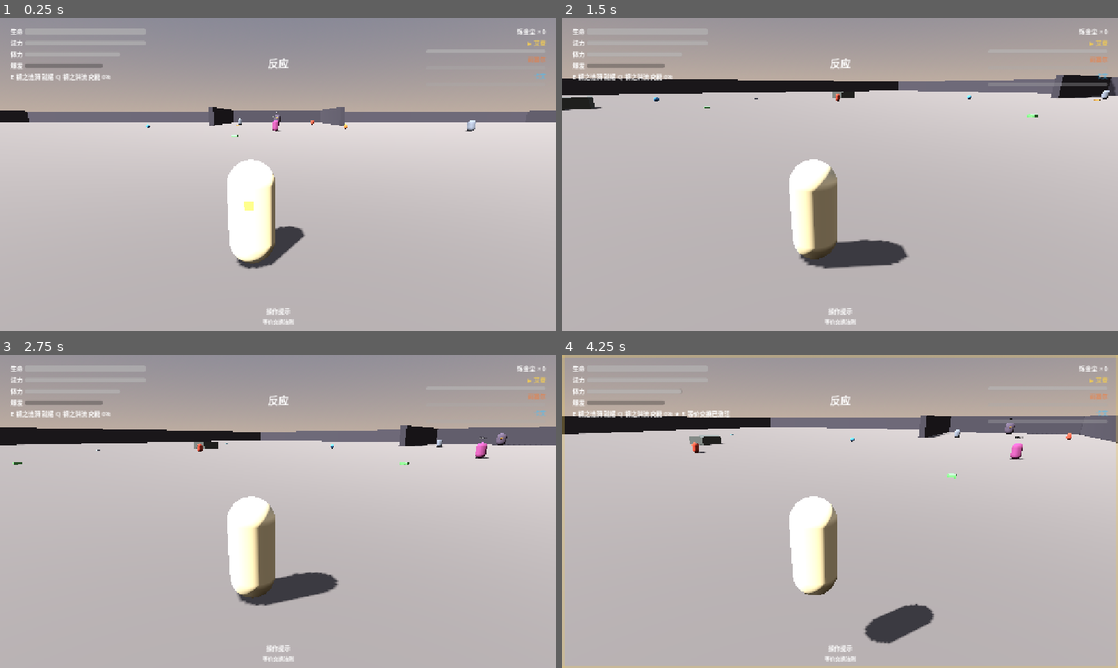
Above: before the commit, frames 1-4 (two rows, left to right).
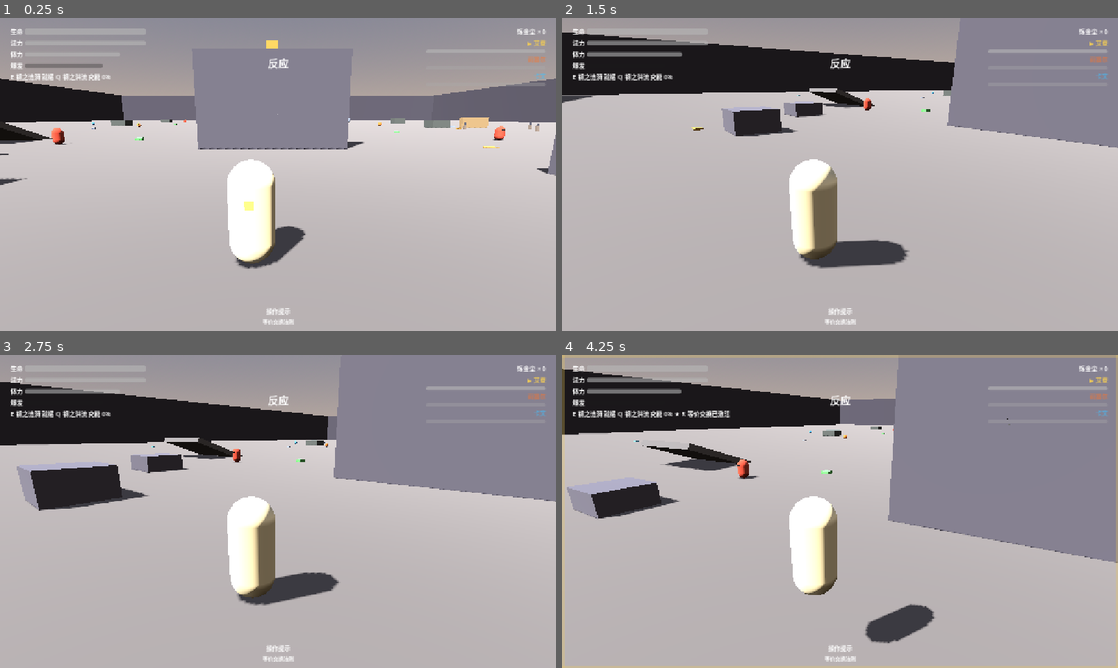
Above: after the commit, the same moments.

Repository: 1999MrQ/GL
Game: Godot game, scene res://scenes/main/main.tscn
The game is run twice, just before and just after one commit, with the same random seed, the same clock (stepped at 60 frames per second) and the same inputs.
Inputs (mouse positions are in pixels of both pictures, inside the frame that each line leads up to):
- Up to frame 1 (0.25 s): no input
- Up to frame 2 (1.5 s): tap Enter at 0.5 s; move the mouse to (962, 158) at 0.52 s; hold D (move_right) 0.53-1.28 s; tap F (interact) at 0.6 s; click (962, 158) at 0.67 s; tap Space (jump) at 0.77 s; move the mouse to (812, 174) at 1.27 s; hold W (move_forward) from 1.28 s (still down); click (812, 174) at 1.35 s
- Up to frame 3 (2.75 s): keep holding W (move_forward); tap Space (jump) at 1.52 s; tap F (interact) at 1.55, 2.3 s; move the mouse to (289, 505) at 2.02 s; tap Q (burst_q) at 2.1 s
- Up to frame 4 (4.25 s): keep holding W (move_forward); move the mouse to (834, 517) at 2.77 s; tap R (equivalence_r) at 2.85 s; tap Space (jump) at 3.02, 3.77 s; tap F (interact) at 3.05, 3.6 s; move the mouse to (878, 514) at 3.52 s

The runs differ from the first frame. In frame 1, 14% of the frame differs, in the area x 0-100%, y 7-80%; in frame 2, 19%; in frame 3, 23%; in frame 4, 32%, in the area x 0-100%, y 0-93%.

Commit message:
P2 深度复审：修复 5 处问题（灼热地板残留/边界可攀出图/出生点错位/BOSS 嵌墙/宝箱误发 0 值）
复审重点为测试覆盖不到的设计级问题：跨对象生命周期（BOSS 死亡清理 HeatZone）、场景布设一致性（出生点与河谷对齐、BOSS 与后墙间距）、表现层通道误用（宝箱改用炼成环反馈）、边界墙与攀爬系统交互（加高至 20m 防翻越出图）。修复后门禁：单元 131/131、集成 60/60、冒烟 0 严重错误。详见 代码审核报告.md §一.五。

Diff:
--- a/scripts/enemies/boss_colossus.gd
+++ b/scripts/enemies/boss_colossus.gd
@@ -93,6 +93,12 @@
 	if state != State.DEAD:
 		_enter(State.STAGGER)
 
+## BOSS 死亡：清除灼热地板（HeatZone 挂在场景上，不由 BOSS 自动释放——复审 2026-09-11 #1）
+func _on_died() -> void:
+	if _heat != null and is_instance_valid(_heat):
+		_heat.queue_free()
+	super._on_died()
+
 ## —— 攻击：砸击 AOE / 冲撞交替 —— ##
 
 func _tick_chase(delta: float) -> void:
--- a/scripts/main/main.gd
+++ b/scripts/main/main.gd
@@ -8,7 +8,7 @@
 const DEBUG_SCENE := preload("res://scenes/ui/debug_panel.tscn")
 const DAMAGE_NUMBER_SCENE := preload("res://scenes/common/damage_number.tscn")
 const WATER_BOLT_SCENE := preload("res://scenes/combat/water_bolt.tscn")
-const PLAYER_SPAWN := Vector3(0, 0.5, 10)
+const PLAYER_SPAWN := Vector3(0, 0.5, 96) # 矿镇出生点（与 ash_valley 布设对齐——复审 2026-09-11 #4）
 
 func _ready() -> void:
 	randomize()
--- a/scripts/world/ash_valley.gd
+++ b/scripts/world/ash_valley.gd
@@ -59,14 +59,14 @@
 ## —— 地形：三段结构与攀爬高壁 —— ##
 
 func _build_terrain() -> void:
-	# 地面与边界
+	# 地面与边界（边界墙 20m：攀爬体力上限 100 无法翻越出图——复审 2026-09-11 #2）
 	_add_box(Vector3.ZERO, Vector3(HALF * 2, 1.0, HALF * 2), Color(0.4, 0.38, 0.36))
 	var wall_color := Color(0.28, 0.27, 0.3)
 	var wall_len := HALF * 2 + 2.0
-	_add_box(Vector3(0, 3, -HALF - 0.5), Vector3(wall_len, 6.0, 1.0), wall_color)
-	_add_box(Vector3(0, 3, HALF + 0.5), Vector3(wall_len, 6.0, 1.0), wall_color)
-	_add_box(Vector3(-HALF - 0.5, 3, 0), Vector3(1.0, 6.0, wall_len), wall_color)
-	_add_box(Vector3(HALF + 0.5, 3, 0), Vector3(1.0, 6.0, wall_len), wall_color)
+	_add_box(Vector3(0, 10, -HALF - 0.5), Vector3(wall_len, 20.0, 1.0), wall_color)
+	_add_box(Vector3(0, 10, HALF + 0.5), Vector3(wall_len, 20.0, 1.0), wall_color)
+	_add_box(Vector3(-HALF - 0.5, 10, 0), Vector3(1.0, 20.0, wall_len), wall_color)
+	_add_box(Vector3(HALF + 0.5, 10, 0), Vector3(1.0, 20.0, wall_len), wall_color)
 
 	# 攀爬教学墙（垂直 8m，墙顶宝箱激励；策划案 §8.2：≥65° 陡面攀爬）
 	_add_box(Vector3(0, 4, 78), Vector3(12, 8.0, 1.2), Color(0.34, 0.33, 0.36))
@@ -149,12 +149,12 @@
 	for spot: Array in spots:
 		var enemy := _spawn_enemy(ENEMY_SCENES[spot[0]], spot[1])
 		_enemy_slots.append({"pos": spot[1], "scene": ENEMY_SCENES[spot[0]], "enemy": enemy})
-	# 精英（河谷深处）与 BOSS（洞窟底）
+	# 精英（河谷深处）与 BOSS（洞窟底，留出与后墙的间距）
 	var overseer := OVERSEER_SCENE.instantiate()
 	overseer.position = Vector3(0, 0.5, -35)
 	add_child(overseer)
 	var boss := BOSS_SCENE.instantiate()
-	boss.position = Vector3(0, 0.5, -100)
+	boss.position = Vector3(0, 0.5, -104)
 	add_child(boss)
 
 func _spawn_enemy(scene: PackedScene, pos: Vector3) -> EnemyBase:
--- a/scripts/world/chest.gd
+++ b/scripts/world/chest.gd
@@ -27,8 +27,7 @@
 	# 白模反馈：箱体变亮绿
 	var mat := (_body.mesh as BoxMesh).material as StandardMaterial3D
 	mat.albedo_color = Color(0.5, 0.9, 0.5)
-	EventBus.damage_number_requested.emit(
-		global_position + Vector3(0, 1.2, 0), 0.0, Color(1, 0.9, 0.4), false)
+	TransmuteRing.spawn(get_parent(), global_position, 0.8, Color(1, 0.9, 0.4))
 
 func prompt() -> String:
 	return "" if _opened else tr("INTERACT_CHEST")
Not shown, changed: 代码审核报告.md
Not shown, changed: 开发记录.md
